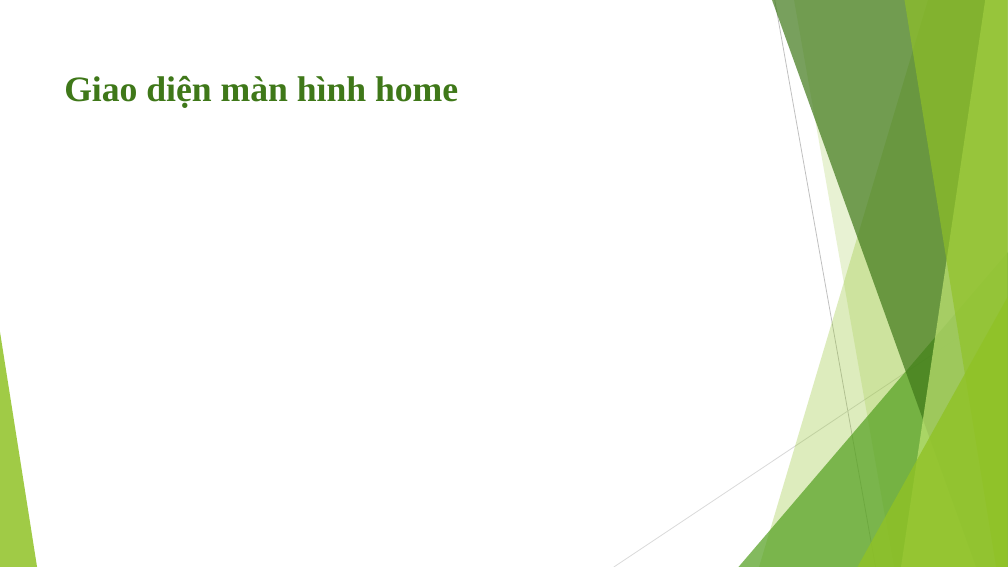
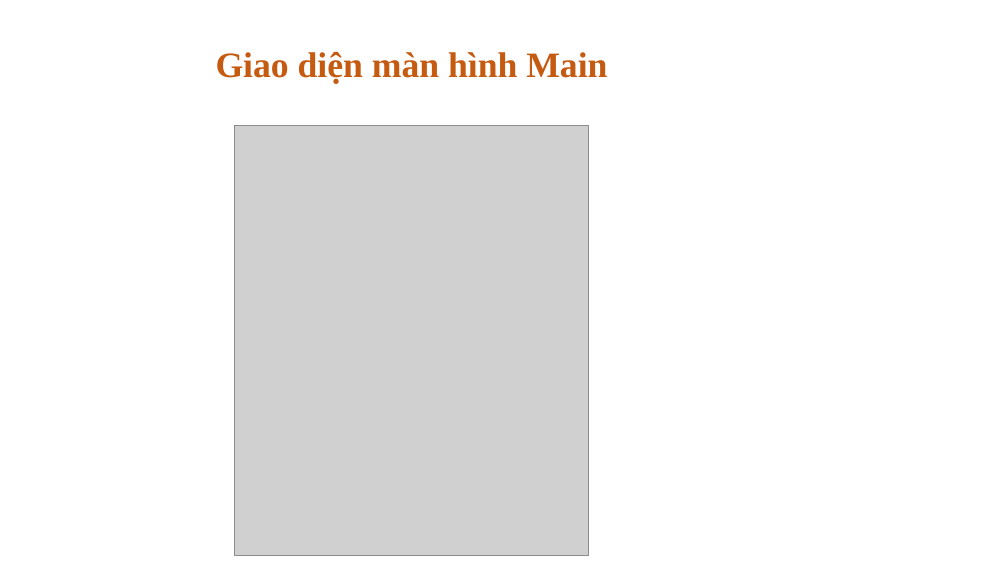
Before and after one commit to hungsoccerprince/XuanHung, a slide deck: slide 9 of DATN/DATN.pptx. Drawn at 1008x567 pixels with LibreOffice and Linux fonts; fonts in the diff are those of the drawing; grey boxes stand for pictures. Boxes give left, top, right and bottom in pixels: in the first picture for what was removed or moved away, otherwise in the second. Text is boxed around its words. In the diff, an @@ line names an element or a change of style, - is before the commit and + after.

Commit message:
add picture

```diff
--- a/DATN/DATN.pptx
+++ b/DATN/DATN.pptx
@@ title at box(216, 51, 607, 84): text changed; text colour #3F7819 to #C55A11 @@
-Giao diện màn hình home
+Giao diện màn hình Main
@@ picture added at box(234, 126, 589, 556) @@
@@ group removed at box(0, 0, 1008, 567): 5 freeform shapes, 3 triangles, 2 lines @@
```
Also in this commit, not shown: 14 other slides changed, 1 slide added.
